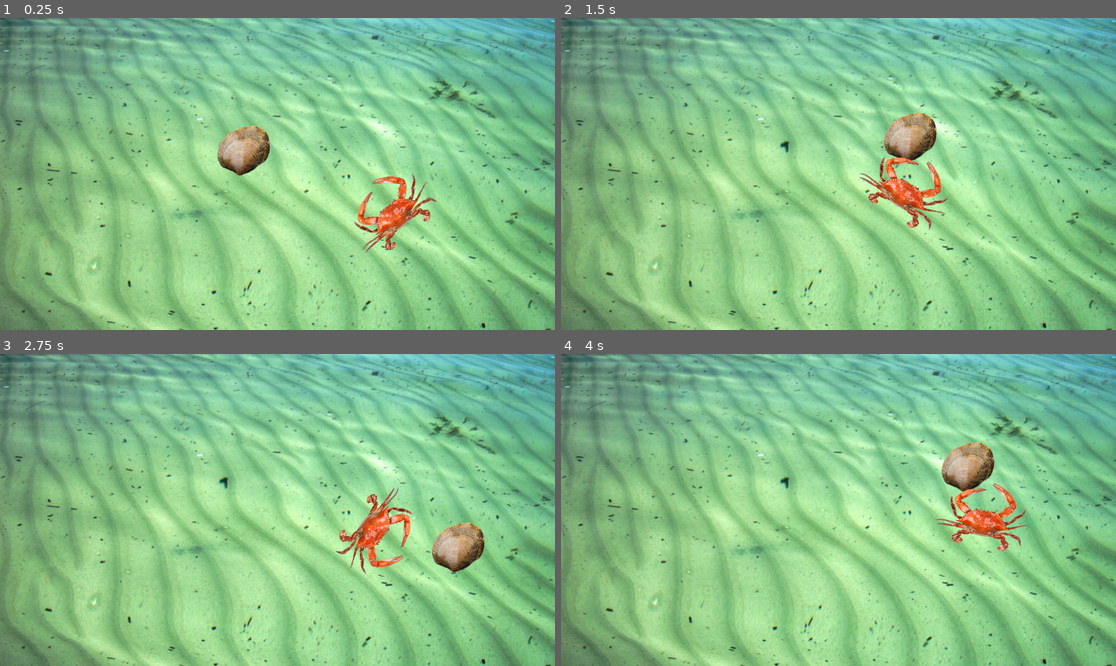
Above: before the commit, frames 1-4 (two rows, left to right).
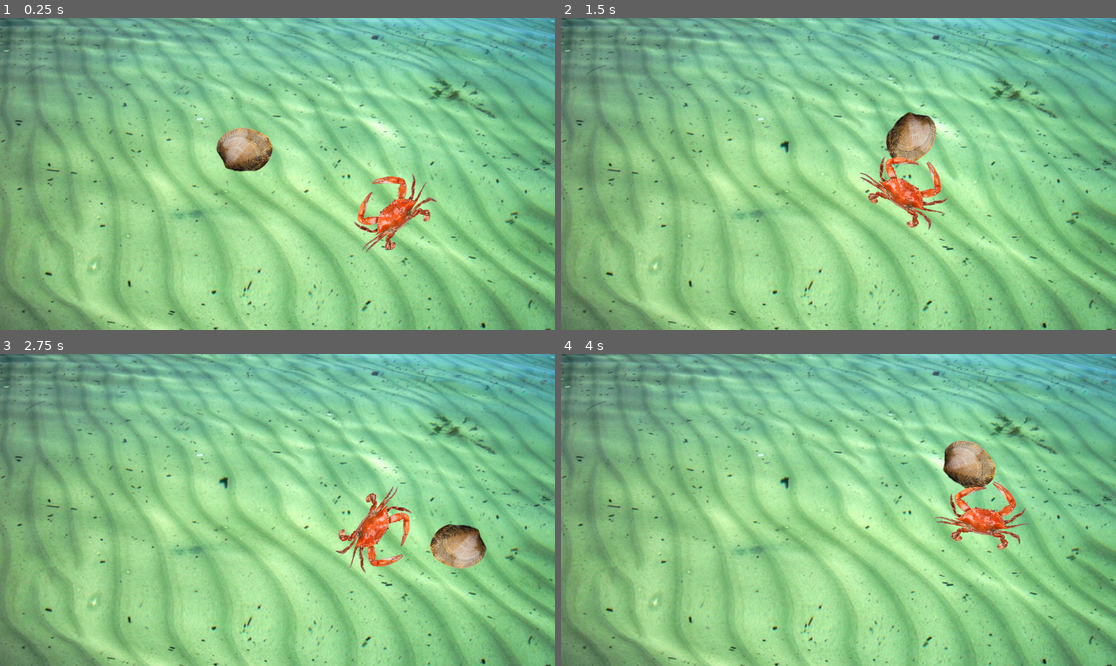
Above: after the commit, the same moments.

Repository: WilliamAHoffman/TestGame
Game: Godot game, scene res://Scenes/root.tscn
Two runs of this game, one before a commit and one after it. Both use one fixed random seed, a clock stepped at 60 frames per second and the inputs below.
Inputs (mouse positions are in pixels of both pictures, inside the frame that each line leads up to):
- Up to frame 1 (0.25 s): no input
- Up to frame 2 (1.5 s): move the mouse to (960, 158) at 0.52 s; hold D (right) 0.53-1.28 s; move the mouse to (727, 189) at 1.27 s; hold S (down) from 1.28 s (still down)
- Up to frame 3 (2.75 s): move the mouse to (333, 441) at 2.02 s; release S (down) at 2.03 s; hold D (right) from 2.03 s (still down)
- Up to frame 4 (4 s): move the mouse to (810, 572) at 2.77 s; release D (right) at 2.78 s; hold W (up) 2.78-3.53 s; move the mouse to (1005, 556) at 3.52 s; hold A (left) from 3.53 s (still down)

The runs differ from the first frame. In frame 1, 0.9% of the frame differs, in the area x 38-50%, y 34-51%; in frame 2, 1.2%; in frame 3, 2.2%; in frame 4, 2.3%, in the area x 67-85%, y 27-64%.

Commit message:
added clam rotation

Diff:
--- a/Scenes/Player.tscn
+++ b/Scenes/Player.tscn
@@ -1,8 +1,9 @@
-[gd_scene load_steps=5 format=3 uid="uid://suod22dv6581"]
+[gd_scene load_steps=6 format=3 uid="uid://suod22dv6581"]
 
 [ext_resource type="Script" path="res://Scripts/Player.gd" id="1_ndnxt"]
 [ext_resource type="Texture2D" uid="uid://tqtb6gctnvfr" path="res://Sprites/clam2.png" id="2_vl127"]
 [ext_resource type="Script" path="res://Scripts/Movement.gd" id="3_d36fh"]
+[ext_resource type="Script" path="res://Scripts/CollisionCheck.gd" id="4_hr4in"]
 
 [sub_resource type="CircleShape2D" id="CircleShape2D_2cbde"]
 radius = 40.0
@@ -12,15 +13,17 @@
 movement = NodePath("Movement")
 
 [node name="Sprite2D" type="Sprite2D" parent="."]
-position = Vector2(-3.8147e-06, 0.5)
 scale = Vector2(0.586387, 0.729167)
 texture = ExtResource("2_vl127")
 
 [node name="CollisionShape2D" type="CollisionShape2D" parent="."]
-position = Vector2(0, 0.5)
 shape = SubResource("CircleShape2D_2cbde")
 
 [node name="Movement" type="Node2D" parent="." node_paths=PackedStringArray("characterBody2D")]
 script = ExtResource("3_d36fh")
 speedMult = 200
 characterBody2D = NodePath("..")
+
+[node name="CollisionCheck" type="Node2D" parent="."]
+script = ExtResource("4_hr4in")
+entityType = "player"
--- a/Scenes/crab.tscn
+++ b/Scenes/crab.tscn
@@ -1,8 +1,9 @@
-[gd_scene load_steps=5 format=3 uid="uid://edxff0wwpd0m"]
+[gd_scene load_steps=6 format=3 uid="uid://edxff0wwpd0m"]
 
 [ext_resource type="Script" path="res://Scripts/crab.gd" id="1_13yix"]
 [ext_resource type="Texture2D" uid="uid://csp6acbdiwun2" path="res://Sprites/crab.png" id="1_lg6v3"]
 [ext_resource type="Script" path="res://Scripts/Movement.gd" id="3_o7bqw"]
+[ext_resource type="Script" path="res://Scripts/CollisionCheck.gd" id="4_vfx8g"]
 
 [sub_resource type="CircleShape2D" id="CircleShape2D_uo08c"]
 radius = 63.0
@@ -22,3 +23,7 @@
 script = ExtResource("3_o7bqw")
 speedMult = 100
 characterBody2D = NodePath("..")
+
+[node name="CollisionCheck" type="Node2D" parent="."]
+script = ExtResource("4_vfx8g")
+entityType = "enemy"
--- /dev/null
+++ b/Scripts/CollisionCheck.gd
@@ -0,0 +1,8 @@
+extends Node2D
+
+#enemy(kills player)
+#player(dies to enemy)
+@export var entityType: String
+
+func _process(delta):
+	pass
--- a/Scripts/Player.gd
+++ b/Scripts/Player.gd
@@ -2,24 +2,33 @@
 
 @export var movement: Movement
 
-func _process(delta):
-
+func move():
 	movement.direction = Vector2.ZERO
 
 	if Input.is_action_pressed("up") && Input.is_action_pressed("down"):
-		movement.direction = Vector2(movement.direction.x,0)
+		movement.direction.y = 0
 	elif Input.is_action_pressed("up"):
-		movement.direction = Vector2(movement.direction.x,-1);
+		movement.direction.y = -1
 	elif Input.is_action_pressed("down"):
-		movement.direction = Vector2(movement.direction.x,1);
+		movement.direction.y = 1
 
 	if Input.is_action_pressed("left") && Input.is_action_pressed("right"):
-		movement.direction = Vector2(0,movement.direction.y)
+		movement.direction.x = 0
 	elif Input.is_action_pressed("left"):
-		movement.direction = Vector2(-1,movement.direction.y);
+		movement.direction.x = -1
 	elif Input.is_action_pressed("right"):
-		movement.direction = Vector2(1,movement.direction.y);
+		movement.direction.x = 1
 
+func playerRotation():
+	var target_position = get_global_mouse_position()
+	var entity_position = global_position
+	var mouse_local = Vector2(target_position.x - entity_position.x, target_position.y - entity_position.y)
+	global_rotation = mouse_local.angle()
+
+
+func _process(delta):
+	move()
+	playerRotation()
 
 func _physics_process(delta):
 	move_and_slide()
